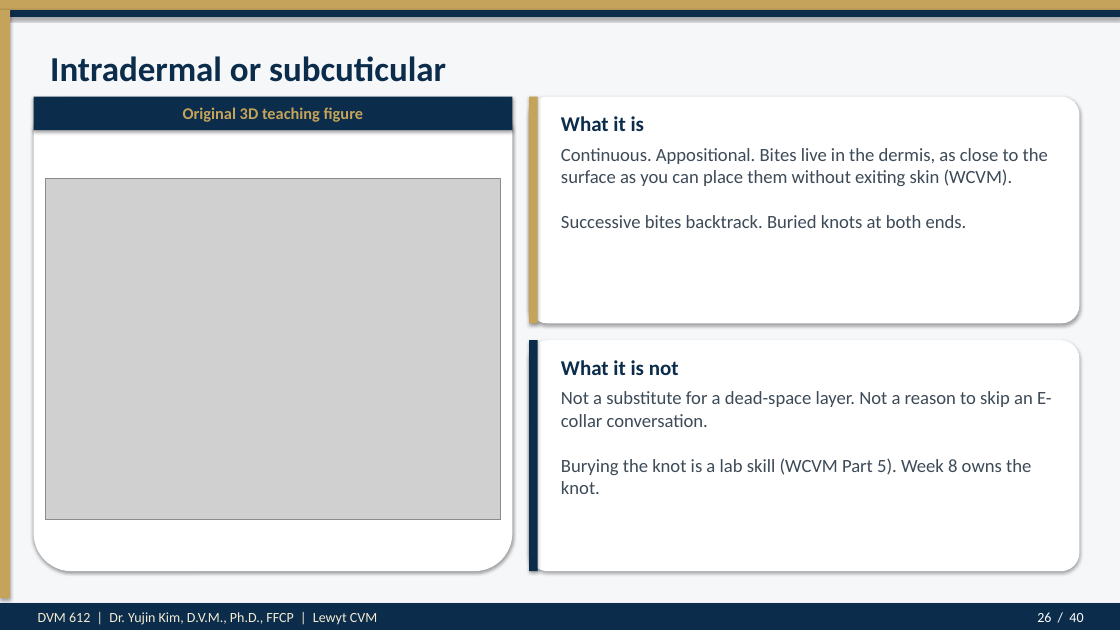
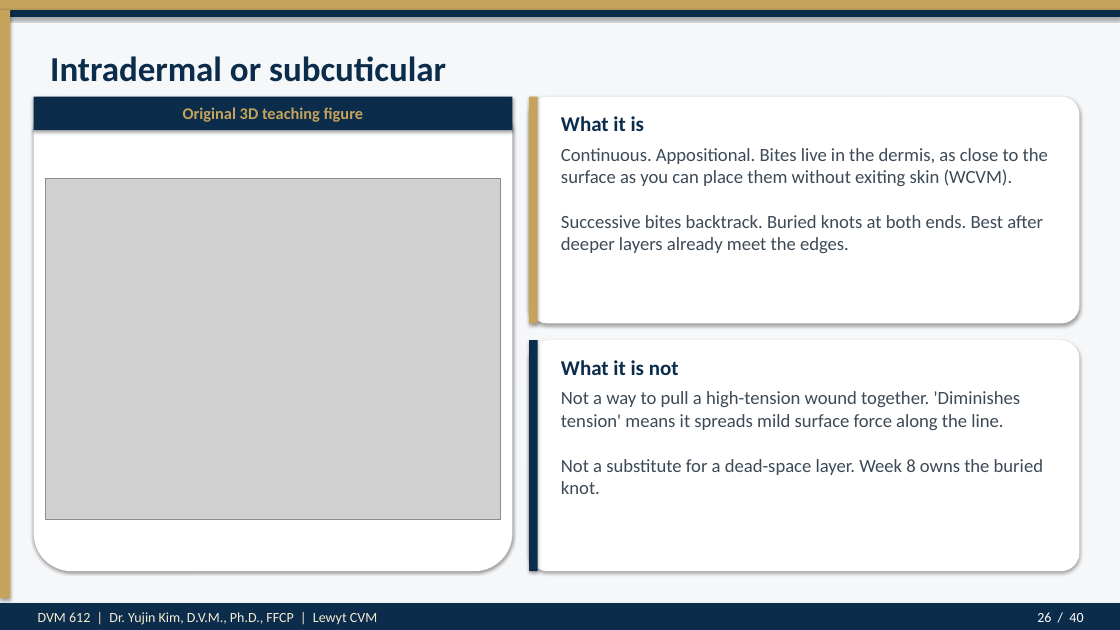
Before and after one commit to drkimvet/happycare, a slide deck: slide 26 of lectures/DVM-612_Week7_Suture_Patterns_Closures.pptx. Drawn at 1120x630 pixels with LibreOffice and Linux fonts; fonts in the diff are those of the drawing; grey boxes stand for pictures. Boxes give left, top, right and bottom in pixels: in the first picture for what was removed or moved away, otherwise in the second. Text is boxed around its words. In the diff, an @@ line names an element or a change of style, - is before the commit and + after.

```diff
--- a/lectures/DVM-612_Week7_Suture_Patterns_Closures.pptx
+++ b/lectures/DVM-612_Week7_Suture_Patterns_Closures.pptx
@@ text at (561,148,1048,253): text changed @@
-Continuous. Appositional. Bites live in the dermis, as close to the surface as you can place them without exiting skin (WCVM).
-Successive bites backtrack. Buried knots at both ends.
+Continuous. Appositional. Bites live in the dermis, as close to the surface as you can place them without exiting skin (WCVM).
+Successive bites backtrack. Buried knots at both ends. Best after deeper layers already meet the edges.
@@ text at (561,391,1043,494): text changed @@
-Not a substitute for a dead-space layer. Not a reason to skip an E-collar conversation.
-Burying the knot is a lab skill (WCVM Part 5). Week 8 owns the knot.
+Not a way to pull a high-tension wound together. 'Diminishes tension' means it spreads mild surface force along the line.
+Not a substitute for a dead-space layer. Week 8 owns the buried knot.
```
Also in this commit, not shown: 15 other slides changed, 3 other files.
